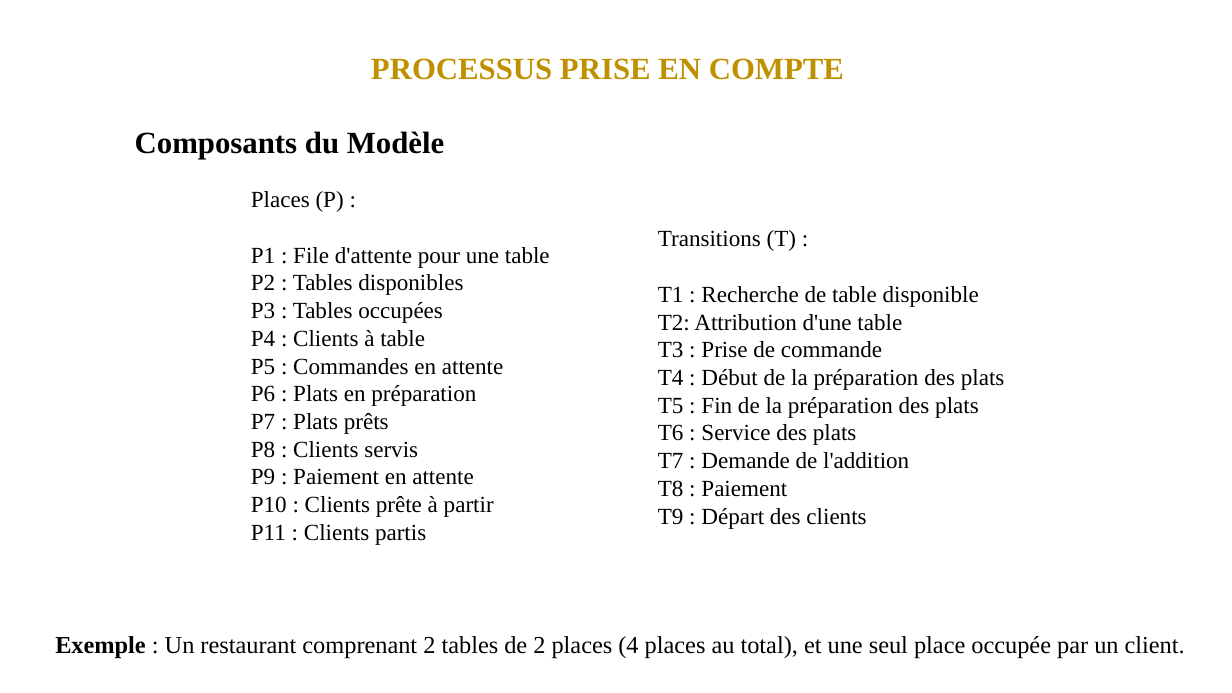
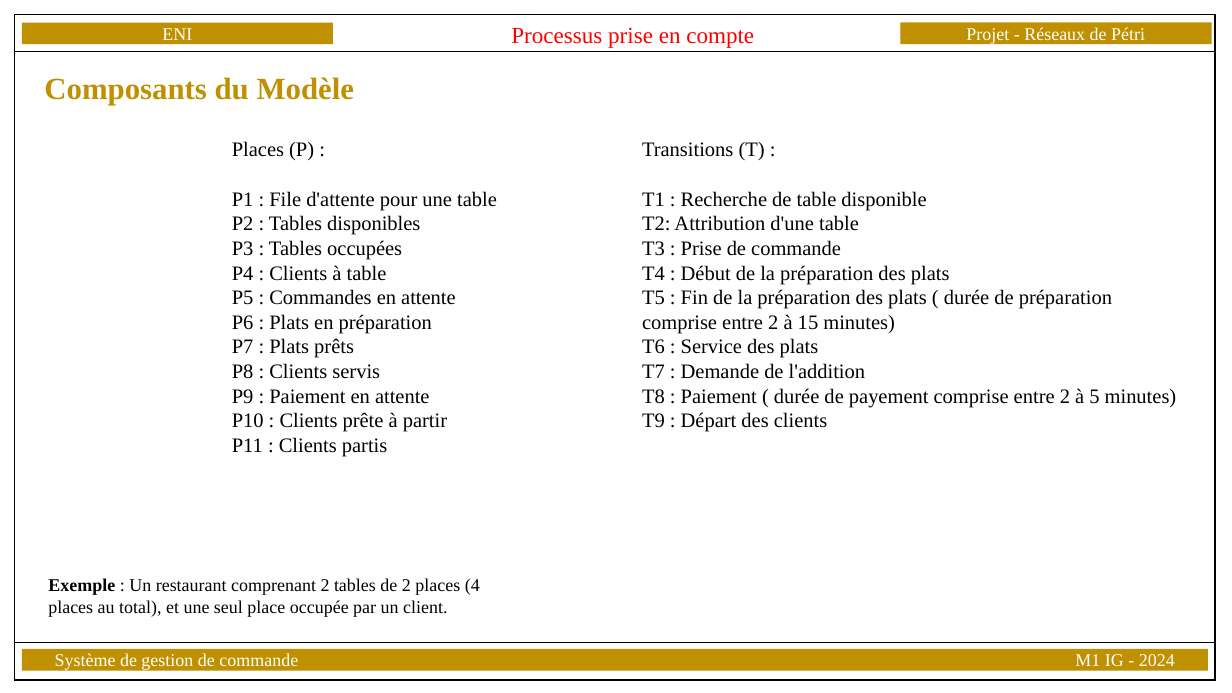
Before and after one commit to ramandimbinirina/Reseau_de_petri, a slide deck: slide 3 of RDP.pptx. Drawn at 1232x693 pixels with LibreOffice and Linux fonts; fonts in the diff are those of the drawing. Boxes give left, top, right and bottom in pixels: in the first picture for what was removed or moved away, otherwise in the second. Text is boxed around its words. In the diff, an @@ line names an element or a change of style, - is before the commit and + after.

```diff
--- a/RDP.pptx
+++ b/RDP.pptx
@@ text added at [511, 27, 754, 48], 18 pt, text #FF0000 @@
+Processus prise en compte
@@ text at [371, 58, 844, 80]: paragraph removed @@
-PROCESSUS PRISE EN COMPTE
@@ text "Composants du Modèle": place and size @@
-text "Composants du Modèle" at [135, 58, 844, 159]
+text "Composants du Modèle" at [44, 77, 354, 105]
@@ text "Composants du Modèle" at [44, 77, 354, 105]: text colour #000000 to #BF9000; alignment left to centre @@
@@ text "Places (P) :": place and size @@
-text "Places (P) :" at [251, 191, 550, 545]
+text "Places (P) :" at [232, 141, 497, 457]
@@ text "Places (P) :" at [232, 141, 497, 457]: size 18 to 16 pt @@
@@ text "Transitions (T) :": place and size @@
-text "Transitions (T) :" at [658, 230, 1005, 529]
+text "Transitions (T) :" at [642, 142, 1177, 432]
@@ text at [642, 142, 950, 432]: size 18 to 16 pt in "Transitions (T) :", "T1 : Recherche de table disponible", "T2: Attribution d'une table", "T3 : Prise de commande" and 4 more places @@
@@ text at [642, 289, 1112, 334]: text changed; size 18 to 16 pt @@
-T5 : Fin de la préparation des plats
+T5 : Fin de la préparation des plats ( durée de préparation comprise entre 2 à 15 minutes)
@@ text at [642, 388, 1177, 408]: text changed; size 18 to 16 pt @@
-T8 : Paiement
+T8 : Paiement ( durée de payement comprise entre 2 à 5 minutes)
@@ text "Exemple : Un restaurant comprenant ...": place and size @@
-text "Exemple : Un restaurant comprenant ..." at [55, 636, 1185, 658]
+text "Exemple : Un restaurant comprenant ..." at [48, 578, 480, 617]
@@ text "Exemple : Un restaurant comprenant ..." at [48, 578, 480, 617]: size 19 to 14 pt @@
@@ group added at [15, 15, 1215, 680]: 4 rectangles, 2 lines @@
+ENI
+Projet - Réseaux de Pétri
+Système de gestion de commande M1 IG - 2024
```
Also in this commit, not shown: 36 other slides changed, 10 slides added, 1 slide removed, 1 other file.
